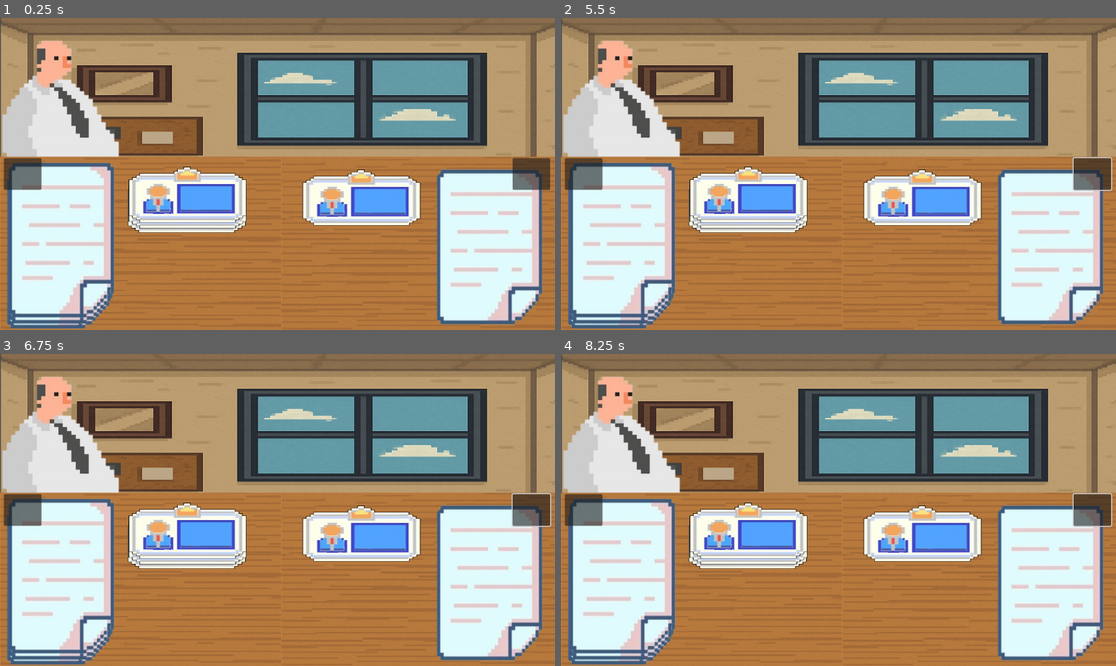
Above: before the commit, frames 1-4 (two rows, left to right).
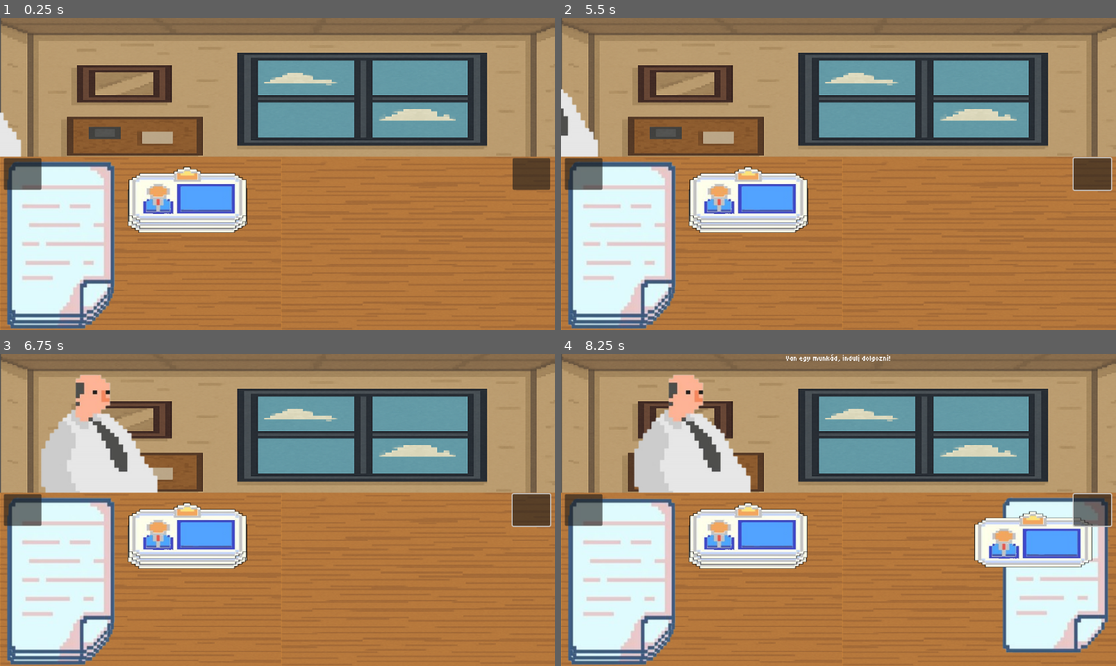
Above: after the commit, the same moments.

Repository: szsolt0/SzakGyak
Game: Godot game, scene res://scenes/game/Game.tscn
Two runs of this game, one before a commit and one after it. Both use one fixed random seed, a clock stepped at 60 frames per second and the inputs below.
Inputs (mouse positions are in pixels of both pictures, inside the frame that each line leads up to):
- Up to frame 1 (0.25 s): no input
- Up to frame 2 (5.5 s): click (583, 174) at 0.5 s; click (1093, 174) at 1.25 s; click (583, 174) at 2 s; click (1093, 174) at 2.75 s; click (583, 174) at 3.5 s; click (1093, 174) at 4.25 s; tap Enter at 5 s; move the mouse to (960, 158) at 5.02 s; hold Shift from 5.03 s (still down); click (960, 158) at 5.17 s
- Up to frame 3 (6.75 s): release Shift at 5.75 s; drag from (166, 525) to (249, 572) at 5.77 s; move the mouse to (333, 441) at 6.52 s; tap Ctrl at 6.6 s; click (333, 441) at 6.67 s
- Up to frame 4 (8.25 s): drag from (810, 572) to (672, 463) at 7.27 s; move the mouse to (1005, 556) at 8.02 s; tap Alt at 8.1 s; click (1005, 556) at 8.17 s

The runs differ from the first frame. In frame 1, 18% of the frame differs, in the area x 0-98%, y 7-99%; in frame 2, 18%; in frame 3, 19%, in the area x 0-98%, y 6-99%; in frame 4, 19%.

Commit message:
office javitva

Diff:
--- a/scenes/office/Office.tscn
+++ b/scenes/office/Office.tscn
@@ -1,6 +1,7 @@
-[gd_scene load_steps=7 format=3 uid="uid://brenq6kg8pnib"]
+[gd_scene load_steps=8 format=3 uid="uid://brenq6kg8pnib"]
 
 [ext_resource type="Texture2D" uid="uid://b0b57r2hu32w" path="res://assets/textures/office/wallpaper.png" id="1_4g2wo"]
+[ext_resource type="Script" uid="uid://tgd3yr6ldtxj" path="res://scenes/office/office.gd" id="1_art4y"]
 [ext_resource type="Texture2D" uid="uid://dvcjnuok1oqqu" path="res://assets/textures/office/desktop.png" id="2_3obsa"]
 [ext_resource type="Texture2D" uid="uid://2vvvcprwbjb7" path="res://assets/textures/office/paper.png" id="3_pqwco"]
 [ext_resource type="Texture2D" uid="uid://cniiwckhbxi5c" path="res://assets/textures/office/idcard.png" id="4_3qdk0"]
@@ -21,6 +22,7 @@
 position = Vector2(0, -1)
 
 [node name="root" type="Node2D" parent="."]
+script = ExtResource("1_art4y")
 
 [node name="Wallpaper" type="Sprite2D" parent="root"]
 position = Vector2(9, -101)
@@ -35,26 +37,36 @@
 
 [node name="Paper" type="Sprite2D" parent="root"]
 z_index = 1
-position = Vector2(440, 150)
+position = Vector2(-448, 134)
 scale = Vector2(1.38607, 1.53692)
 texture = ExtResource("3_pqwco")
 
 [node name="Idcard" type="Sprite2D" parent="root"]
 z_index = 1
-position = Vector2(175, 51)
+position = Vector2(-185, 63)
 scale = Vector2(1.17133, 0.728507)
 texture = ExtResource("4_3qdk0")
 
 [node name="Boss" type="Node2D" parent="root"]
 
 [node name="AnimatedSprite2D" type="AnimatedSprite2D" parent="root/Boss"]
-position = Vector2(-445, -14)
+position = Vector2(-698, -18)
 scale = Vector2(0.846976, 0.7609)
 sprite_frames = SubResource("SpriteFrames_3obsa")
+frame_progress = 0.452605
 
 [node name="Timer" type="Timer" parent="root/Boss"]
 
 [node name="Text" type="CanvasLayer" parent="root"]
+
+[node name="Label" type="Label" parent="root/Text"]
+anchors_preset = 5
+anchor_left = 0.5
+anchor_right = 0.5
+offset_left = -20.0
+offset_right = 20.0
+offset_bottom = 23.0
+grow_horizontal = 2
 
 [node name="Camera" type="Camera2D" parent="root"]
 limit_smoothed = true
--- /dev/null
+++ b/scenes/office/office.gd
@@ -0,0 +1,70 @@
+extends Node2D
+
+@onready var boss = $Boss
+@onready var paper = $Paper
+@onready var idcard = $Idcard
+@onready var text_layer = $Text  # CanvasLayer
+@onready var message_label = $Text/Label  # A Label a CanvasLayer-en
+
+var boss_speed := 200.0
+var boss_target_x := 0.0
+var boss_moving := false
+
+var paper_moving := false
+var idcard_moving := false
+var item_speed := 75.0
+
+# Relatív eltolások a Boss-tól
+var paper_offset := Vector2(50, 0)
+var idcard_offset := Vector2(10, 0)
+
+# Fix célpozíciók a tárgyaknak
+var paper_target_pos := Vector2.ZERO
+var idcard_target_pos := Vector2.ZERO
+
+func _ready():
+	start_boss_event(400)
+
+func start_boss_event(target_x: float):
+	boss_target_x = target_x
+	boss_moving = true
+	boss.get_node("AnimatedSprite2D").play("walk")
+
+func _process(delta):
+	# --- Boss mozgás ---
+	if boss_moving:
+		var distance = boss_speed * delta
+		if boss.position.x + distance >= boss_target_x:
+			boss.position.x = boss_target_x
+			boss_moving = false
+			boss.get_node("AnimatedSprite2D").stop()
+
+			# Üzenet megjelenítése a CanvasLayer-en
+			show_boss_message("Van egy munkád, indulj dolgozni!")
+
+			# Rögzítjük a célpozíciókat a tárgyaknak
+			paper_target_pos = boss.position + paper_offset
+			idcard_target_pos = boss.position + idcard_offset * 0.5  # fele távolság
+			# Indítjuk a tárgyak mozgását
+			paper_moving = true
+			idcard_moving = true
+		else:
+			boss.position.x += distance
+
+	# --- Paper mozgás ---
+	if paper_moving:
+		paper.position.x = lerp(paper.position.x, paper_target_pos.x, 0.1)
+		if abs(paper.position.x - paper_target_pos.x) < 1:
+			paper.position.x = paper_target_pos.x
+			paper_moving = false
+
+	# --- Idcard mozgás ---
+	if idcard_moving:
+		idcard.position.x = lerp(idcard.position.x, idcard_target_pos.x, 0.1)
+		if abs(idcard.position.x - idcard_target_pos.x) < 1:
+			idcard.position.x = idcard_target_pos.x
+			idcard_moving = false
+
+# --- Függvény az üzenet megjelenítésére ---
+func show_boss_message(message: String):
+	message_label.text = message
Not shown, added: scenes/office/office.gd.uid
